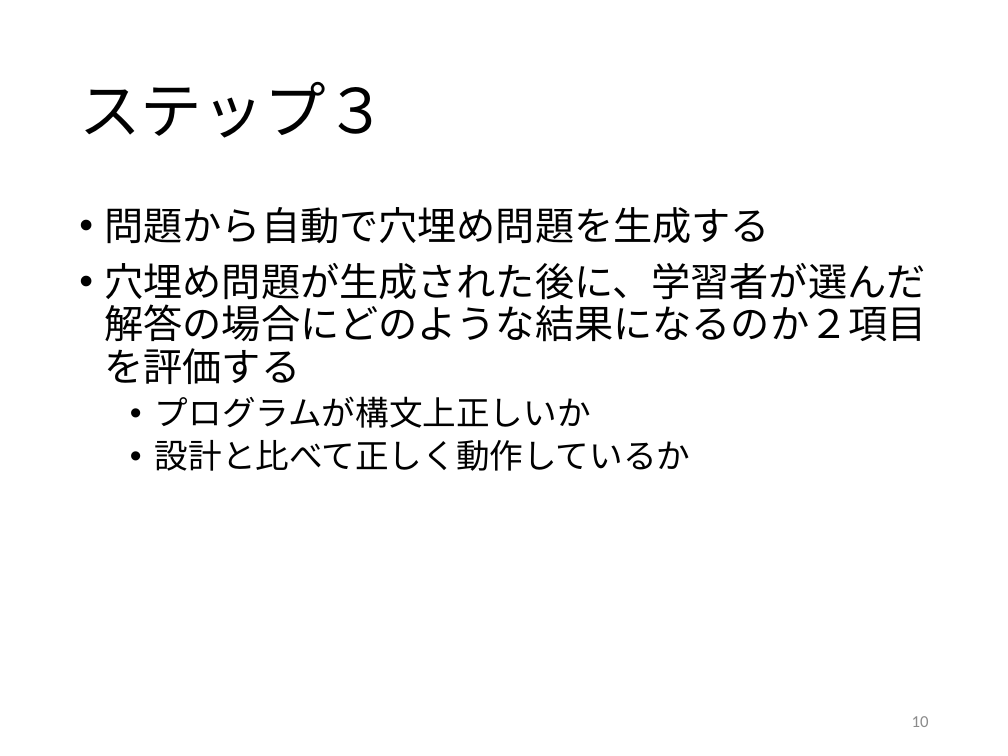
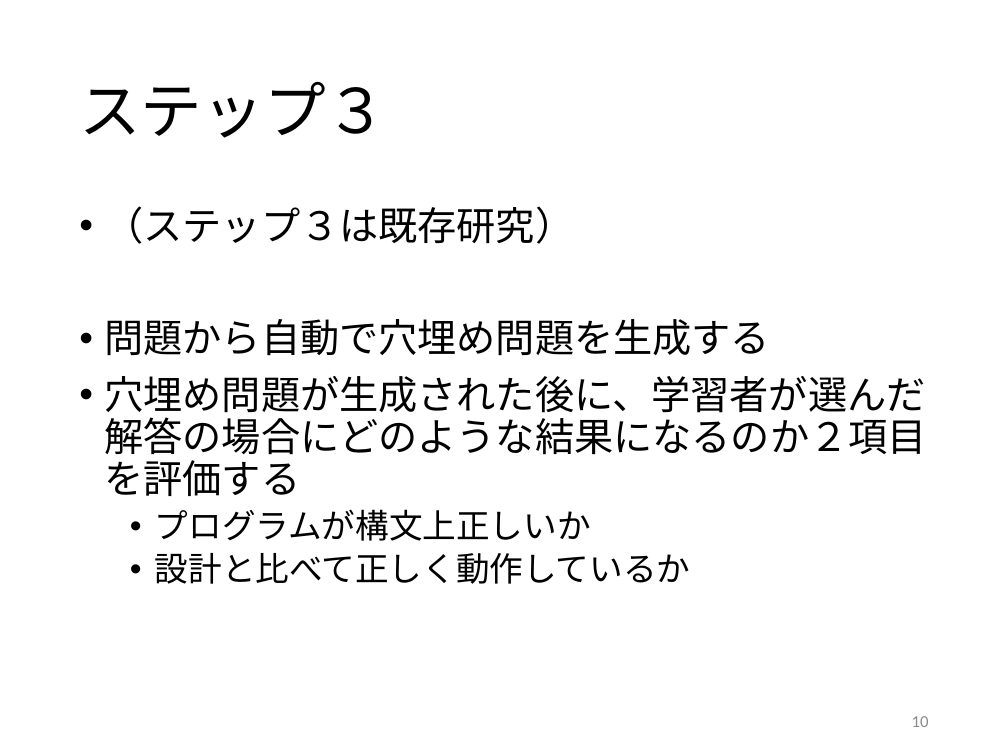
Before and after one commit to kait-takanolab/1821121-shimaoka-thesis, a slide deck: slide 10 of 1821121_shimaoka_sotsuken.pptx. Drawn at 1008x756 pixels with LibreOffice and Linux fonts; fonts in the diff are those of the drawing. Boxes give left, top, right and bottom in pixels: in the first picture for what was removed or moved away, otherwise in the second. Text is boxed around its words. In the diff, an @@ line names an element or a change of style, - is before the commit and + after.

```diff
--- a/1821121_shimaoka_sotsuken.pptx
+++ b/1821121_shimaoka_sotsuken.pptx
@@ text at bbox=[105, 206, 575, 244]: paragraph added @@
+• （ステップ３は既存研究）
```
Also in this commit, not shown: 2 other slides changed, 2 other files.
